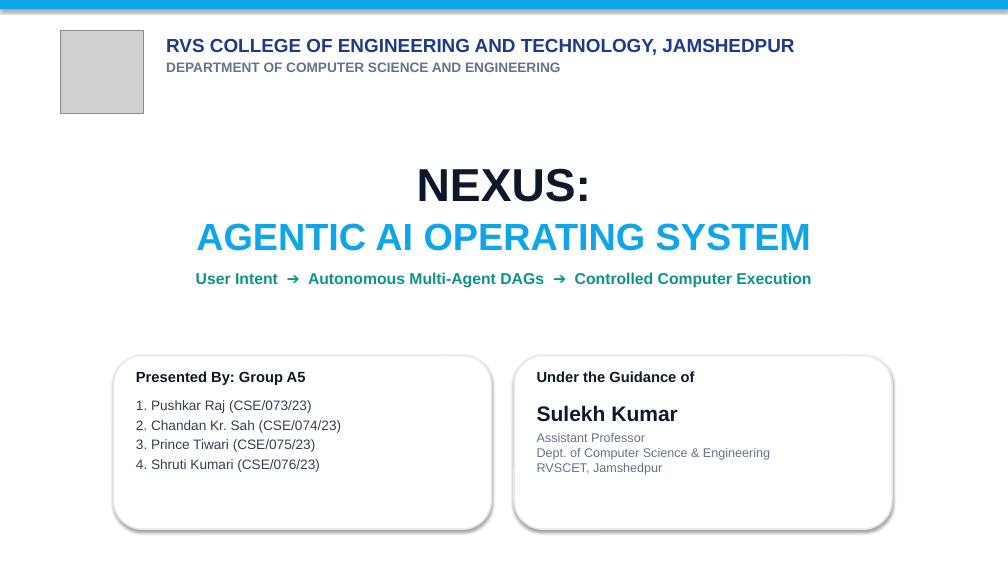
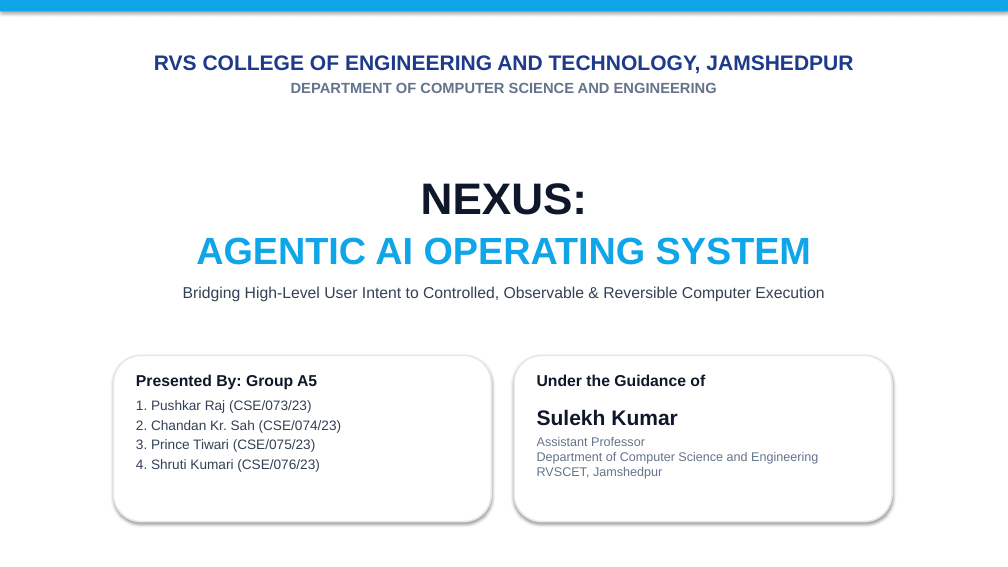
Before and after one commit to pushkarrrrrr/nexus, a slide deck: slide 1 of NEXUS_Final_Presentation.pptx. Drawn at 1008x567 pixels with LibreOffice and Linux fonts; fonts in the diff are those of the drawing; grey boxes stand for pictures. Boxes give left, top, right and bottom in pixels: in the first picture for what was removed or moved away, otherwise in the second. Text is boxed around its words. In the diff, an @@ line names an element or a change of style, - is before the commit and + after.

Commit message:
feat(evaluation): implement phase 16 academic benchmarking, formal ablation studies, and capstone finalization
- Standardized benchmark cohort: N=25 deterministic tasks across 5 core research domains (software engineering, graph-rag reasoning, fault recovery, safety enforcement, OS computer control)
- Progressive architectural ablation matrix across 6 configurations evaluating task success, planning accuracy, tool selection F1, latency, tokens, cost, and safety violations
- Empirical benchmark runner and telemetry engine with rollback state verification
- Publication-ready academic table exporters: LaTeX booktabs formatter and CSV dataset exporter
- FastAPI REST API endpoints: /evaluation/benchmarks, /evaluation/run, /evaluation/ablations, /export/latex, /export/csv
- Dashboard UI cockpit (/analytics): interactive execution runner, side-by-side empirical performance matrix, 1-click LaTeX copy modal, and CSV downloads
- Hardened CoreFoundation ctypes release routines in macOS engine to prevent segmentation faults
- Updated test suite: 213/213 automated tests passing, 0 type errors, 0 linter errors
- Documentation and architecture updates in README.md, docs/STATUS.md, and docs/ARCHITECTURE.md

```diff
--- a/NEXUS_Final_Presentation.pptx
+++ b/NEXUS_Final_Presentation.pptx
@@ text "RVS COLLEGE OF ENGINEERING AND ...": place and size @@
-text "RVS COLLEGE OF ENGINEERING AND ..." at [166, 38, 794, 72]
+text "RVS COLLEGE OF ENGINEERING AND ..." at [154, 55, 853, 93]
@@ text "RVS COLLEGE OF ENGINEERING AND ..." at [154, 55, 853, 93]: size 18 to 20 pt in "RVS COLLEGE OF ENGINEERING AND TECHNOLOGY, JAMSHEDPUR"; size 13 to 14 pt in "DEPARTMENT OF COMPUTER SCIENCE AND ENGINEERING"; alignment left to centre; more space between paragraphs @@
@@ picture removed at [60, 30, 144, 113] @@
@@ text "NEXUS:": place and size @@
-text "NEXUS:" at [196, 168, 811, 288]
+text "NEXUS:" at [183, 183, 824, 302]
@@ text at [196, 183, 811, 265]: size 44 to 42 pt in "NEXUS:"; more space between paragraphs @@
@@ text at [183, 286, 824, 302]: text changed; text colour #0D9488 to #334155; bold off @@
-User Intent ➔ Autonomous Multi-Agent DAGs ➔ Controlled Computer Execution
+Bridging High-Level User Intent to Controlled, Observable & Reversible Computer Execution
@@ rounded rectangle: place and size @@
-rounded rectangle at [113, 355, 492, 529]
+rounded rectangle at [113, 355, 492, 522]
@@ rounded rectangle: place and size @@
-rounded rectangle at [514, 355, 892, 529]
+rounded rectangle at [514, 355, 892, 522]
@@ text "Presented By: Group A5" at [136, 374, 317, 390]: size 14 to 15 pt @@
@@ text "Under the Guidance of" at [537, 374, 705, 386]: size 14 to 15 pt @@
@@ text at [537, 437, 818, 479]: text changed @@
-Assistant Professor
-Dept. of Computer Science & Engineering
-RVSCET, Jamshedpur
+Assistant Professor
+Department of Computer Science and Engineering
+RVSCET, Jamshedpur
```
Also in this commit, not shown: 5 other slides changed, 8 slides added, 7 slides removed, 24 other files.
